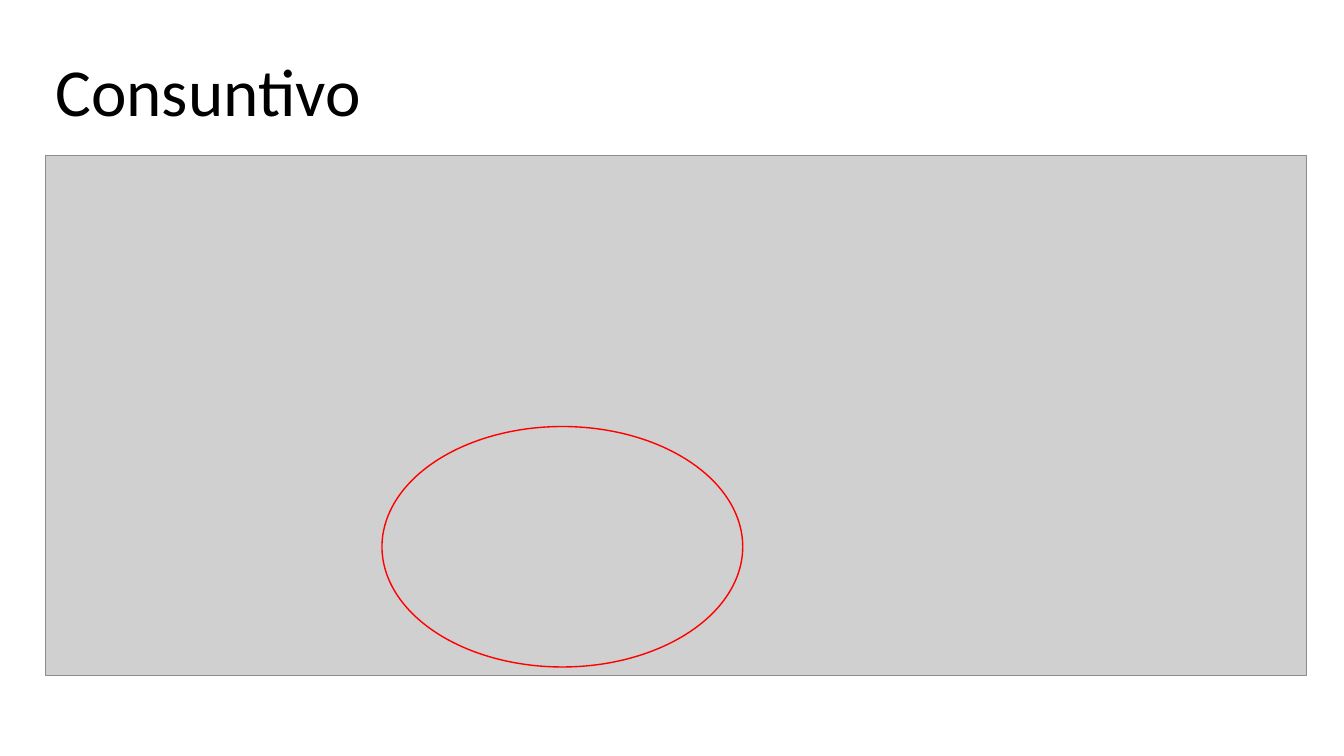
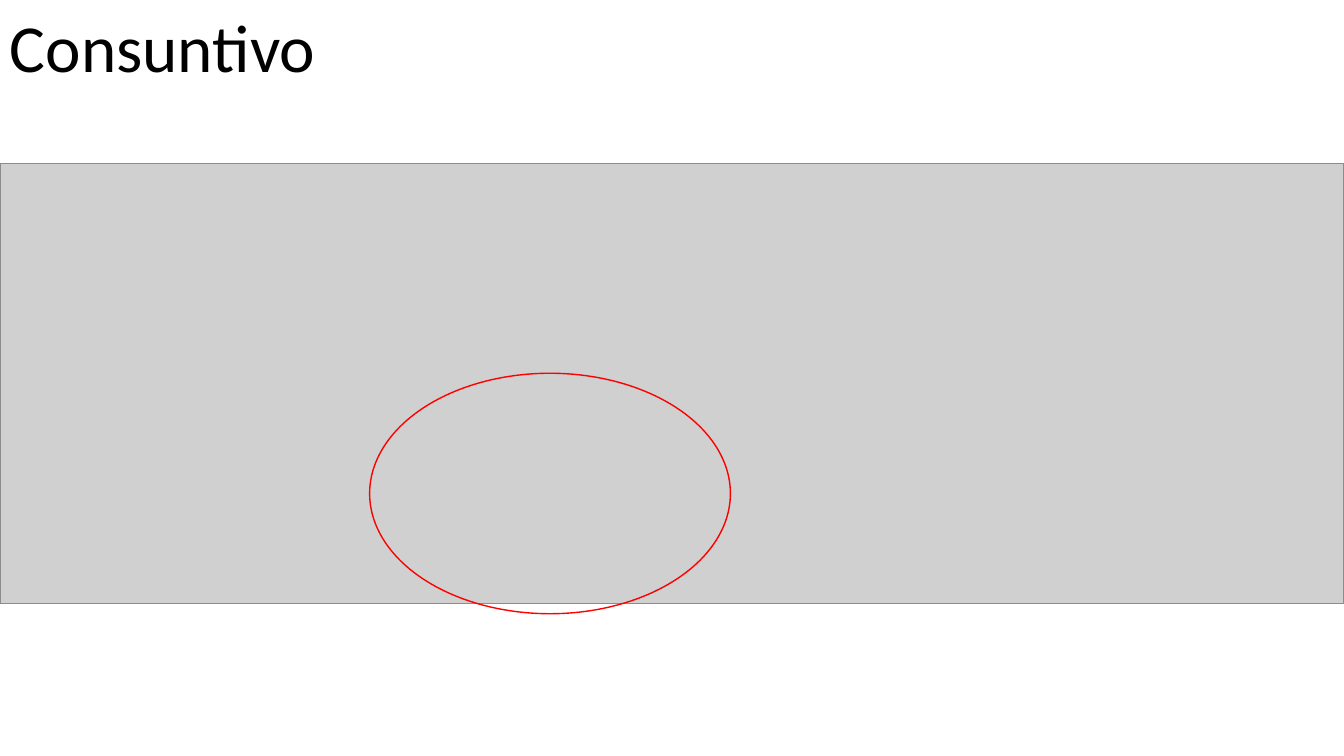
Before and after one commit to PaoloWeishaupt/Word-Clock, a slide deck: slide 6 of Presentazione/Presentazione_Word_Clock.pptx. Drawn at 1344x756 pixels with LibreOffice and Linux fonts; fonts in the diff are those of the drawing; grey boxes stand for pictures. Boxes give left, top, right and bottom in pixels: in the first picture for what was removed or moved away, otherwise in the second. Text is boxed around its words. In the diff, an @@ line names an element or a change of style, - is before the commit and + after.

```diff
--- a/Presentazione/Presentazione_Word_Clock.pptx
+++ b/Presentazione/Presentazione_Word_Clock.pptx
@@ text "Consuntivo" moved from (x1=55, y1=69, x2=360, y2=117) to (x1=10, y1=25, x2=315, y2=73) @@
@@ picture resized from (x1=45, y1=155, x2=1307, y2=676) to (x1=0, y1=163, x2=1344, y2=603) @@
@@ ellipse moved from (x1=382, y1=426, x2=743, y2=667) to (x1=370, y1=373, x2=731, y2=614) @@
```
Also in this commit, not shown: 4 other slides changed.
